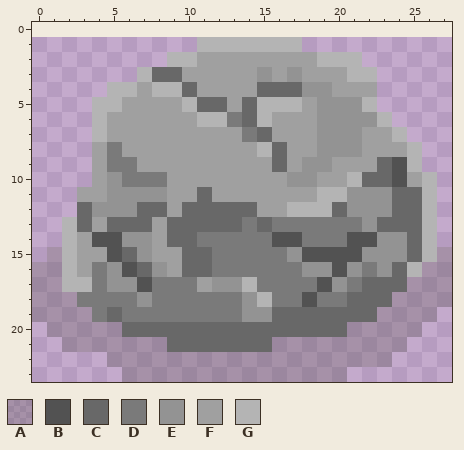
Pixel-art sprite, stored at gameplay/RawMaterials/Rock/rockcrackedfinal.png. The first picture shows the starting point.
The file is 28x23 pixels. Colours within 5 levels of each other are drawn and written as one. The old version is drawn lined up with the new one, on the new canvas.
Palette (. is transparent): A #4c483c40  B #525252  C #686868  D #7a7a7a  E #939393  F #a0a0a0  G #b4b4b4
Pixels before, first column x 0:
 1 ...........GGGGGGG..........
 2 .........GGFFFFFFFFGGG......
 3 .......GCCFFFFFEFEFFFGG.....
 4 .....GGFGGCFFFFCCCEEFFF.....
 5 ....GGFFFFGCCFCGGGFEEEG.....
 6 ....GFFFFFFGGDCGFFFEEEEG....
 7 ....GFFFFFFFFFDCFFFEEEFFG...
 8 ....FDFFFFFFFFFGCFFEEEFFFG..
 9 ....FDDFFFFFFFFFCFEEFFFCBG..
10 ....FEDDDFFFFFFFFEEFFGCCBFG.
11 ...FFEEEEFFCFFFFFFFGGEEECCG.
12 ...CEEECCFCCCCCFFGGGCEEECCG.
13 ..GCFCCCFCCCCCDCDDDDDDECCCG.
14 ..GFBBEEFCCDDDDDBBDDDBBEECG.
15 .AGFFBCEFFCCDDDDDEBBBBEEECGA
16 AAGFDEBCEFCCDDDDDDEEBEDECGAA
17 AAGGDEEBDDDFEEGDDDDBEDCCCAAA
18 AAADDDDEDDDDDDEGDDBDDCCCAAAA
19 AAAADCDDDDDDDDEECCCCCCCAAAA.
20 .AAAAACCCCCCCCCCCCCCCAAAAA..
21 ..AAAAAAACCCCCCCAAAAAAAAA...
22 .....AAAAAAAAAAAAAAAAAAA....
23 ......AAAAAAAAAAAAAAA.......
The result:
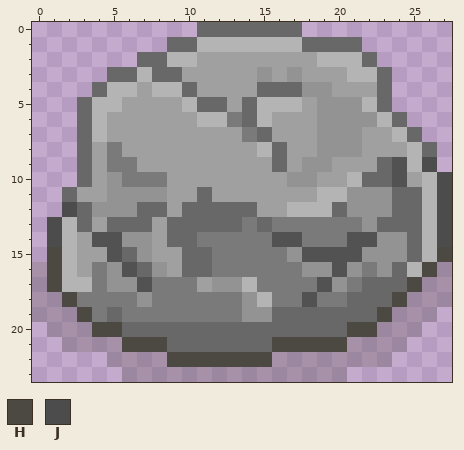
Colours new in this view: H #4c4942  J #4c4c4c
Change:
canvas 28x23 -> 28x24, the old top-left corner now at 0,1
The edit adds colour C in row 0 at x 11 to 17; in row 1 at x 9 to 10 and 18 to 21; in row 2 at x 7 to 8 and 22; in row 3 at x 5 to 6 and 23; in row 4 at x 4 and 23; in row 5 at x 3 and 23.
The edit adds colour C in row 6 at x 3 and 24; in row 7 at x 3 and 25; in row 8 at x 3 and 26; in rows 9 to 10 at x 3; in row 11 at x 2.
Colour A gives way to colour H in row 15 at x 1 and 27; in row 16 at x 1 and 26; in row 17 at x 1 and 25; in row 18 at x 2 and 24; in row 19 at x 3 and 23; in row 20 at x 4 to 5 and 21 to 22.
Colour A gives way to colour H in row 21 at x 6 to 8 and 16 to 20; in row 22 at x 9 to 15.
The edit adds colour J in row 9 at x 26; in rows 10 to 11 at x 27; in row 12 at x 2 and 27; in rows 13 to 14 at x 1 and 27.
Where, in picture pixels (left, top, right, bottom), the same in both pictures:
changed: (47, 22, 452, 367)
